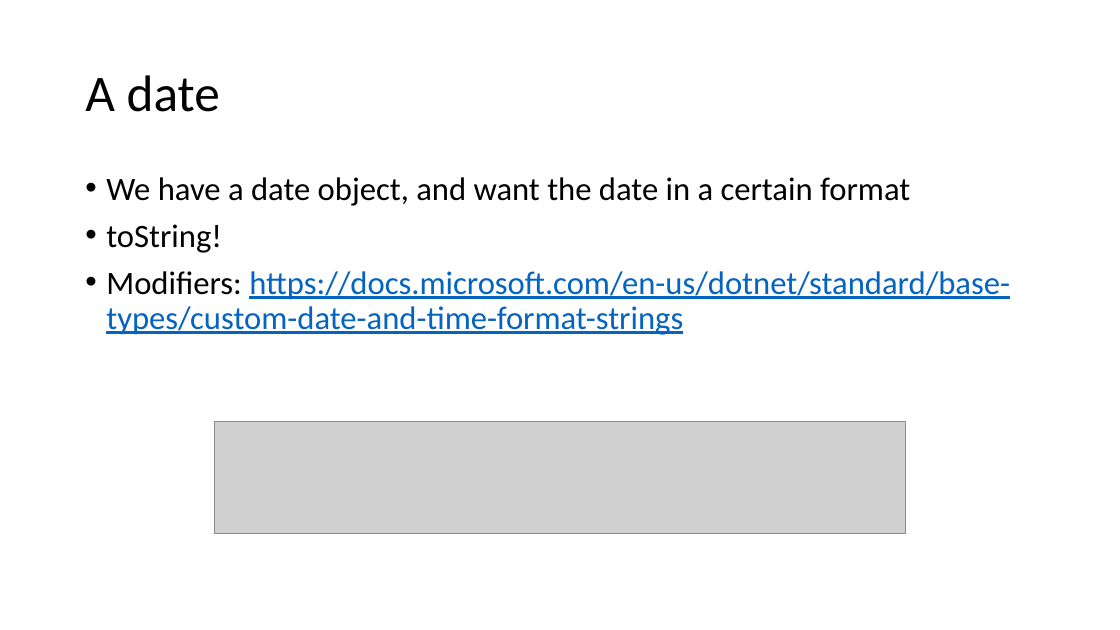
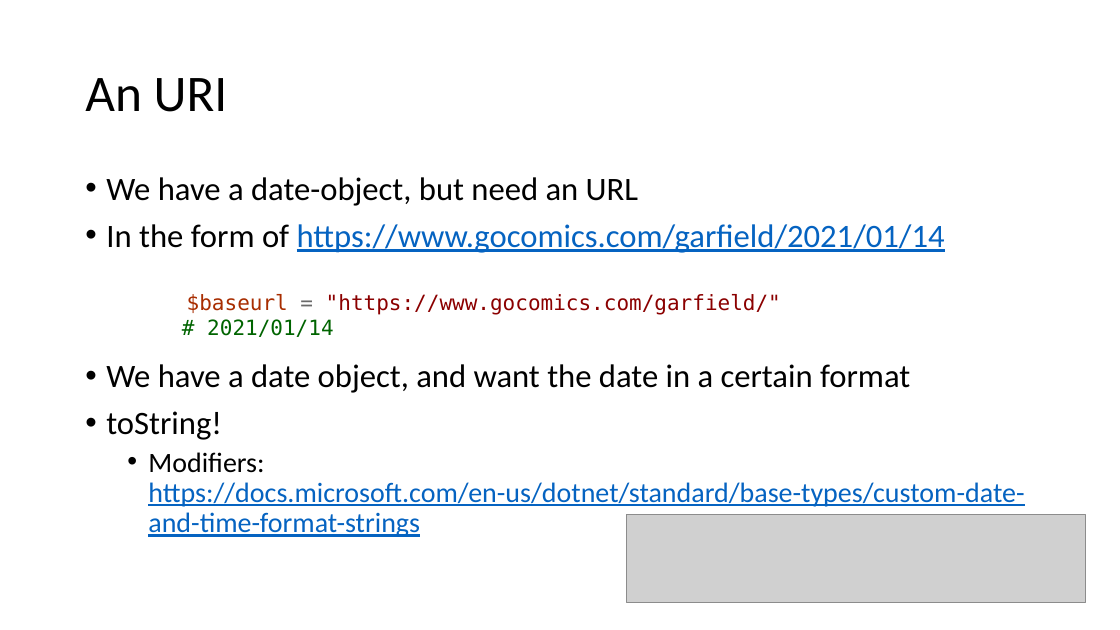
Before and after one commit to mjochen/PS-Technologies, a slide deck: slide 12 of Various/Webscraping/Garfield.pptx (slide 11 before the commit). Drawn at 1120x630 pixels with LibreOffice and Linux fonts; fonts in the diff are those of the drawing; grey boxes stand for pictures. Boxes give left, top, right and bottom in pixels: in the first picture for what was removed or moved away, otherwise in the second. Text is boxed around its words. In the diff, an @@ line names an element or a change of style, - is before the commit and + after.

```diff
--- a/Various/Webscraping/Garfield.pptx
+++ b/Various/Webscraping/Garfield.pptx
@@ title at box(85, 78, 228, 112): text changed @@
-A date
+An URI
@@ text at box(106, 177, 945, 253): paragraphs added @@
+• We have a date-object, but need an URL
+• In the form of https://www.gocomics.com/garfield/2021/01/14
@@ text added at box(187, 294, 781, 337), 18 pt, text #8B0000 @@
+$baseurl = "https://www.gocomics.com/garfield/"
+# 2021/01/14
@@ picture removed at box(214, 422, 906, 534) @@
@@ text at box(148, 452, 1024, 537): size 28 to 24 pt in "Modifiers: https://docs.microsoft.com/en-us/dotnet/standard/ ..."; list level 1 to 2 in "Modifiers: https://docs.microsoft.com/en-us/dotnet/standard/ ..." @@
@@ picture added at box(627, 515, 1086, 602) @@
```
Also in this commit, not shown: 9 other slides changed, 2 slides added, 1 slide removed, 12 other files.
